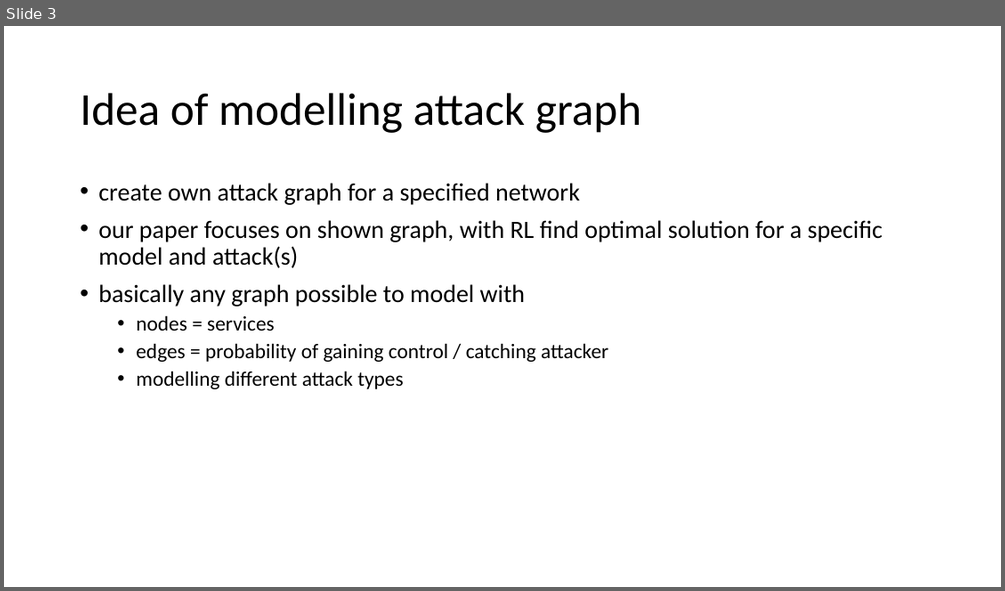
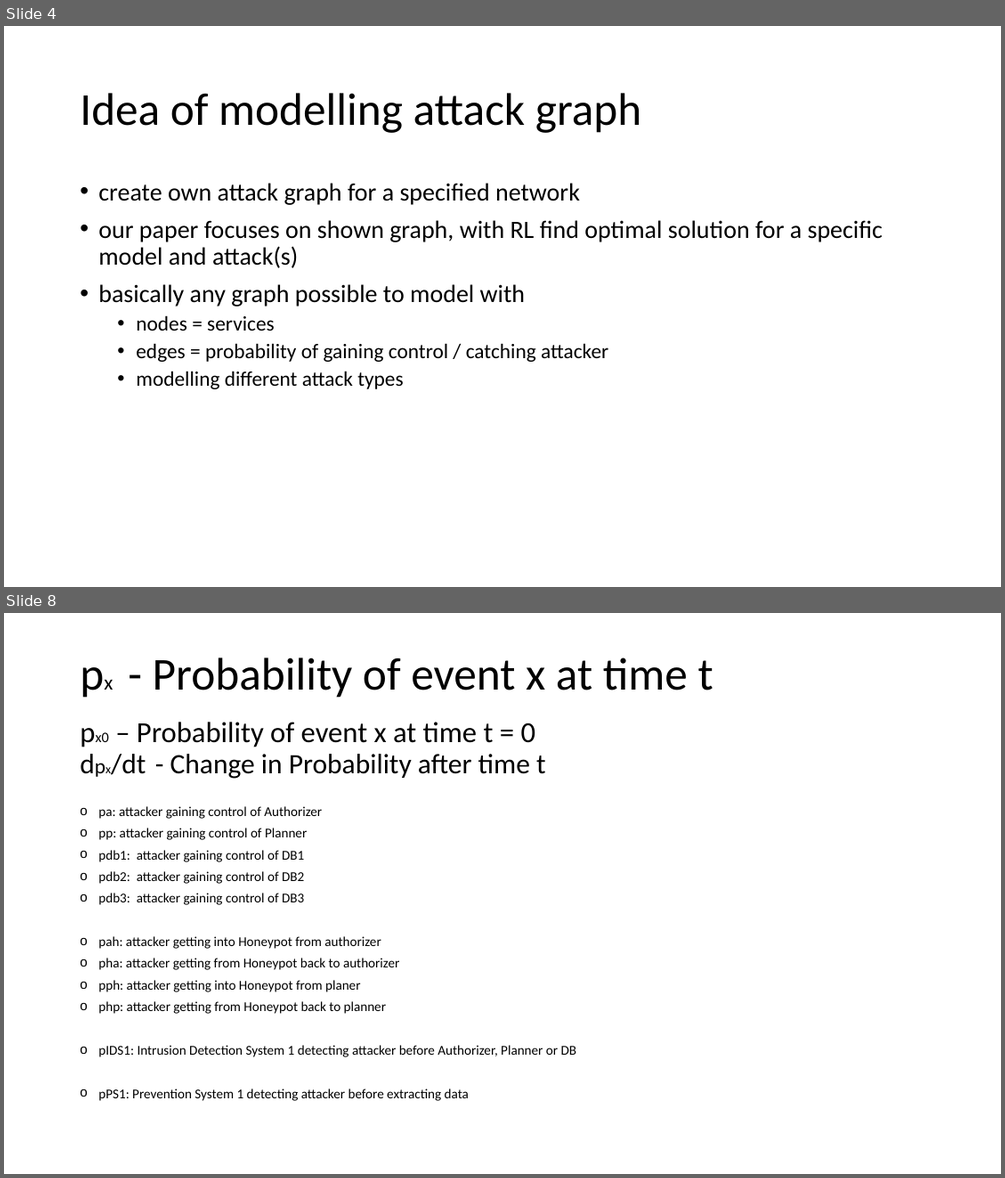
Before and after one commit to cailllev/PA, a slide deck: Model.pptx. Shown one above the other, each under a label of ours: slide 3 before the commit, slides 4 and 8 after it; the slides between them are not shown. The pictures are 1005x591 and 1005x1178 pixels, drawn with LibreOffice and Linux fonts; fonts in the diff are those of the drawing. Boxes give left, top, right and bottom in pixels: in the first picture for what was removed or moved away, otherwise in the second. Text is boxed around its words. In the diff, an @@ line names an element or a change of style, - is before the commit and + after.

```diff
--- a/Model.pptx
+++ b/Model.pptx
@@ slide 8 added at (4,613,1001,1174), background #FFFFFF @@
@@ title added at (111,657,713,779), 27 pt, text #000000 @@
+px - Probability of event x at time t
+px0 – Probability of event x at time t = 0
+dpx/dt - Change in Probability after time t
@@ text added at (98,806,577,1101), 12.9 pt, text #000000 @@
+o pa: attacker gaining control of Authorizer
+o pp: attacker gaining control of Planner
+o pdb1: attacker gaining control of DB1
+o pdb2: attacker gaining control of DB2
+o pdb3: attacker gaining control of DB3
+o pah: attacker getting into Honeypot from authorizer
+o pha: attacker getting from Honeypot back to authorizer
+o pph: attacker getting into Honeypot from planer
+o php: attacker getting from Honeypot back to planner
+o pIDS1: Intrusion Detection System 1 detecting attacker before Authorizer, Planner or DB
+o pPS1: Prevention System 1 detecting attacker before extracting data
@@ what was slide 3 is now slide 4 @@
```
Also in this commit, not shown: 8 other slides added.
